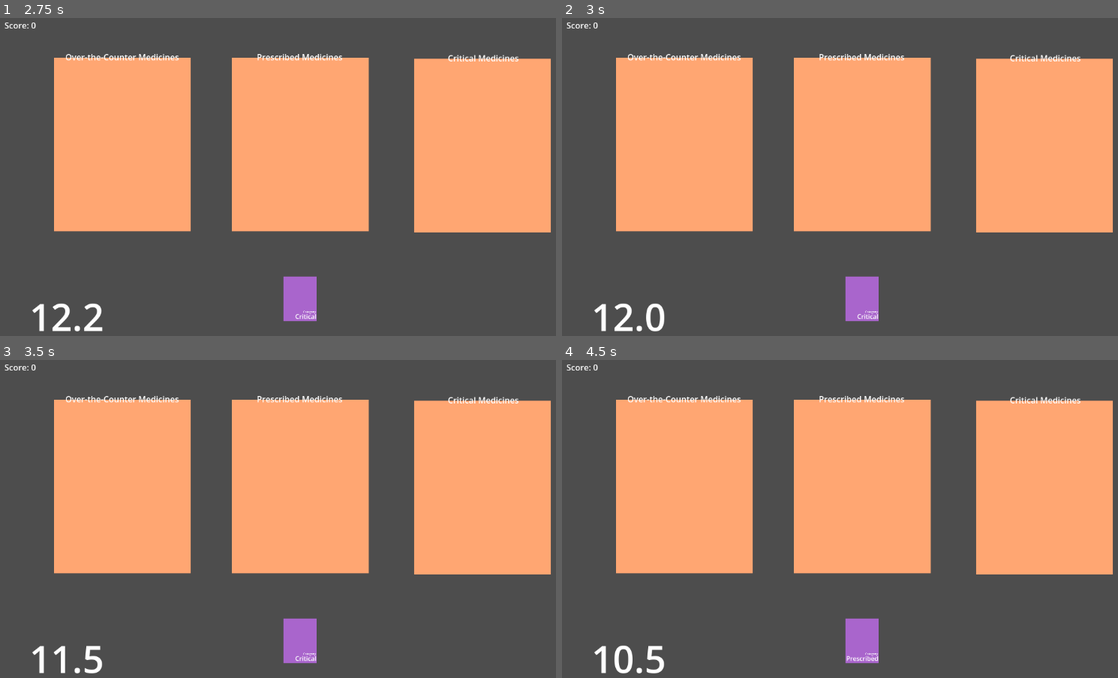
Above: before the commit, frames 1-4 (two rows, left to right).
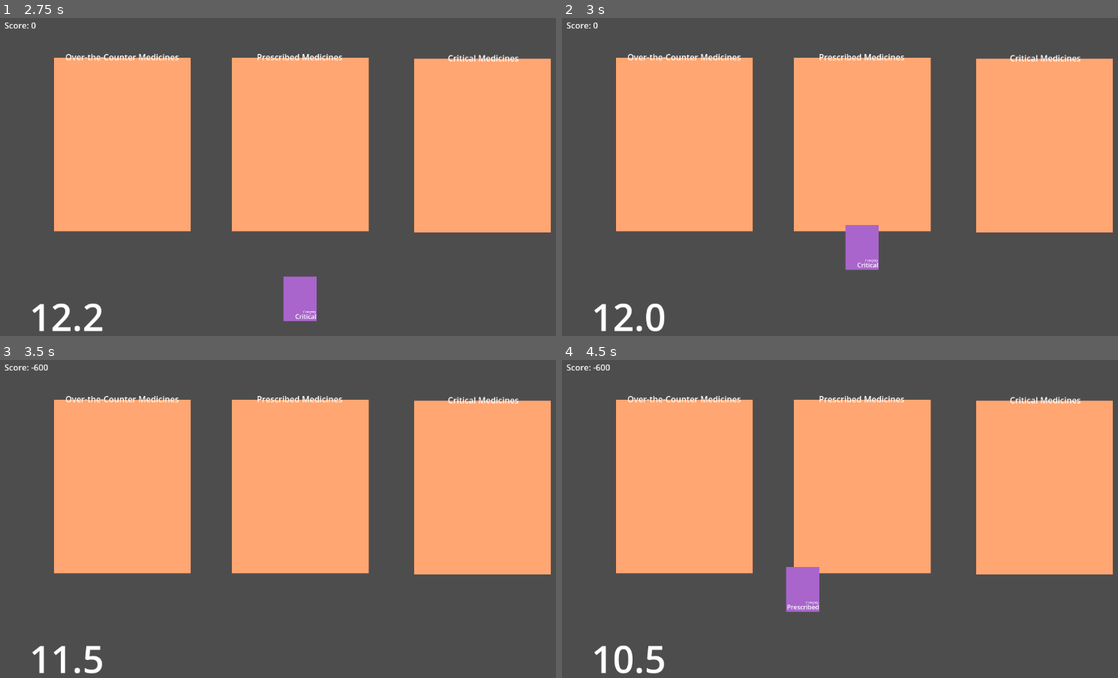
Above: after the commit, the same moments.

Repository: ghost-ily/NSTP_SLB_Project
Game: Godot game, scene res://Game 2 Resources/medicinesorter.tscn
The game is run twice, just before and just after one commit, with the same random seed, the same clock (stepped at 60 frames per second) and the same inputs.
Inputs (mouse positions are in pixels of both pictures, inside the frame that each line leads up to):
- Up to frame 1 (2.75 s): drag from (483, 145) to (300, 145) at 0.52 s; drag from (300, 145) to (483, 145) at 1.27 s; move the mouse to (122, 145) at 2.02 s; press the mouse at (122, 145) at 2.03 s
- Up to frame 2 (3 s): release the mouse at (684, 145) at 2.75 s; drag from (862, 297) to (862, 145) at 2.77 s
- Up to frame 3 (3.5 s): no input
- Up to frame 4 (4.5 s): drag from (862, 639) to (684, 487) at 3.52 s; drag from (862, 639) to (684, 487) at 4.27 s

Frame 1 is identical in both runs. In frame 2, 1.7% of the frame differs, in the area x 51-57%, y 65-96%; in frame 3, 0.9%; in frame 4, 1.7%, in the area x 5-57%, y 1-96%.

Commit message:
Draggable medicines

Diff:
--- a/Game 2 Resources/medicine.gd
+++ b/Game 2 Resources/medicine.gd
@@ -4,18 +4,33 @@
 @onready var dispcat = $Label2
 
 var category = ""
-var selected = false
+var dragging = false
 
 func _ready():
 	add_to_group("medicines")
 	connect("input_event", Callable(self, "_on_input_event"))
 
 func _on_input_event(viewport, event, shape_idx):
-	if event is InputEventMouseButton and event.pressed:
-		selected = !selected
-		if selected:
-			print("Selected medicine: %s" % category)
+	if event is InputEventMouseButton:
+		if event.pressed:
+			dragging = true
+		else:
+			dragging = false
+			check_shelf_overlap()
 
-func place_on_shelf(shelf_name):
+func _process(delta):
+	if dragging:
+		position = get_global_mouse_position()
+
+func check_shelf_overlap():
+	var overlapping = get_overlapping_areas()
+	for area in overlapping:
+		if area.is_in_group("shelves"):
+			place_on_shelf(area.name)
+			return
+
+	queue_free()
+
+func place_on_shelf(shelf_name: String):
 	emit_signal("placed_on_shelf", category, shelf_name)
 	queue_free()
--- a/Game 2 Resources/shelf.gd
+++ b/Game 2 Resources/shelf.gd
@@ -1,7 +1,4 @@
 extends Area2D
 
-func _input_event(viewport, event, shape_idx):
-	if event is InputEventMouseButton and event.pressed:
-		for med in get_tree().get_nodes_in_group("medicines"):
-			if med.selected:
-				med.place_on_shelf(name)
+func _ready():
+	add_to_group("shelves")
